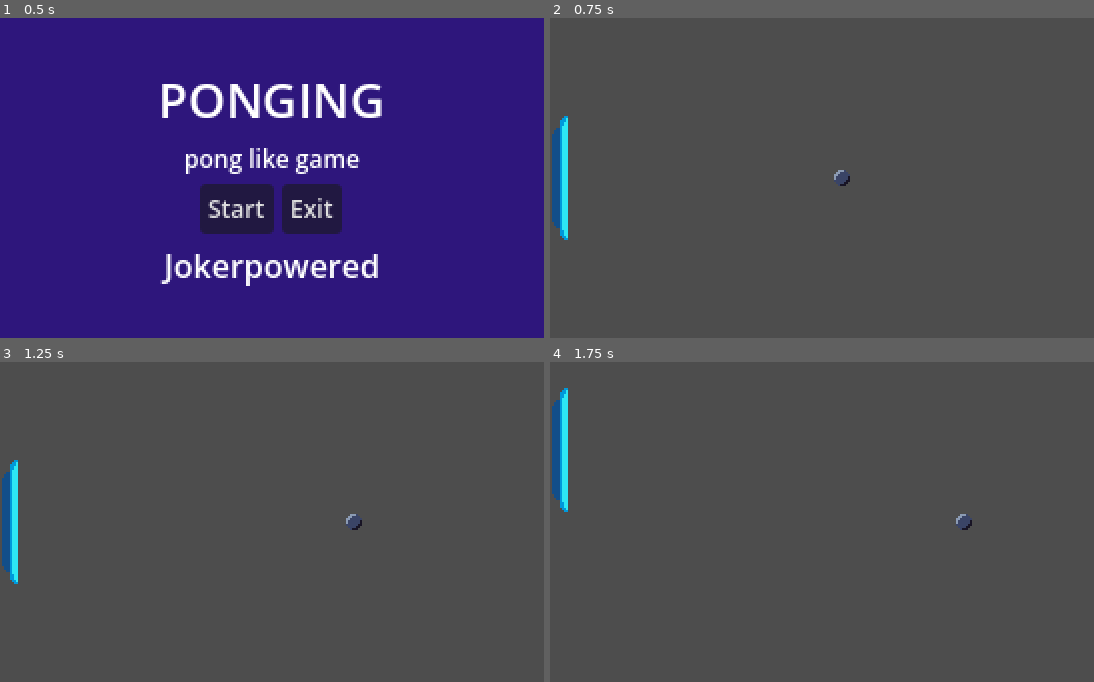
Above: before the commit, frames 1-4 (two rows, left to right).
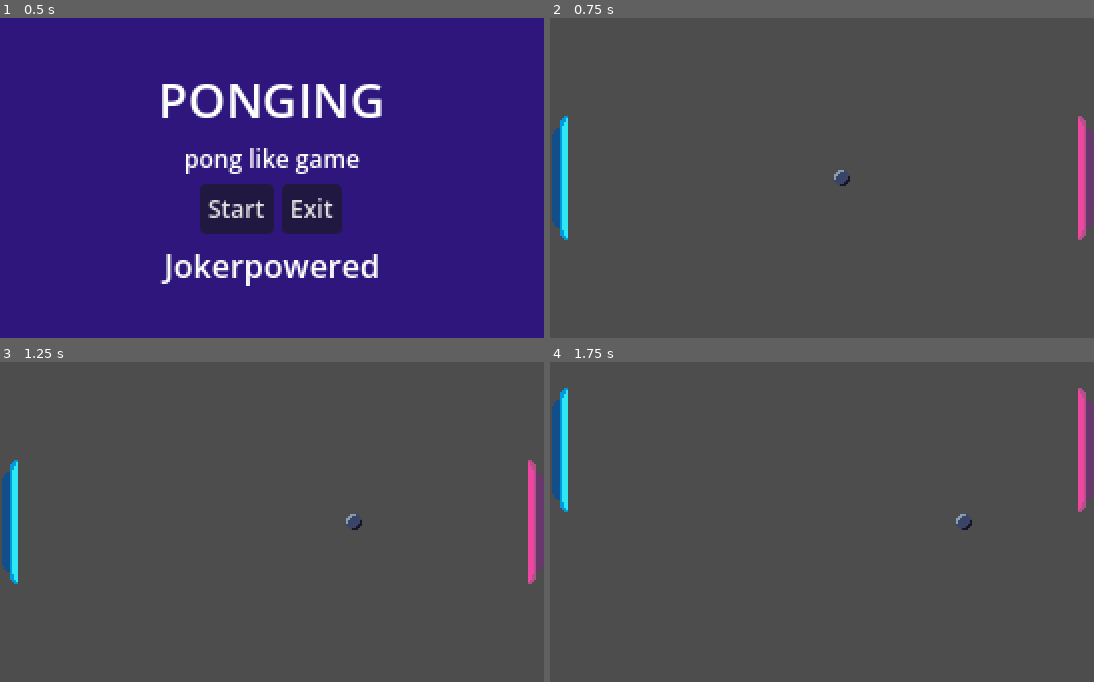
Above: after the commit, the same moments.

Repository: Alex-gb249/Ponging
Game: Godot game, scene res://scenes/menu.tscn
The game is run twice, just before and just after one commit, with the same random seed, the same clock (stepped at 60 frames per second) and the same inputs.
Inputs:
- Up to frame 1 (0.5 s): no input
- Up to frame 2 (0.75 s): click "Start" at 0.5 s
- Up to frame 3 (1.25 s): no input
- Up to frame 4 (1.75 s): hold Up (ui_up) from 1.28 s (still down)

Frame 1 is identical in both runs. In frame 2, 1.0% of the frame differs, in the area x 97-100%, y 30-70%; in frame 3, 1.0%; in frame 4, 1.0%.

Commit message:
Feat: Added enemy scene struct and script

Diff:
--- a/scenes/enemy.tscn
+++ b/scenes/enemy.tscn
@@ -1,3 +1,29 @@
 [gd_scene format=3 uid="uid://bofjygmcbm3iu"]
 
-[node name="Enemy" type="Node2D" unique_id=1048633141 groups=["Players"]]
+[ext_resource type="Script" uid="uid://bhvuohbmhvytt" path="res://scripts/enemy.gd" id="1_md0e3"]
+[ext_resource type="Texture2D" uid="uid://2gghfunxkivv" path="res://assets/BarEnemy.png" id="2_md0e3"]
+
+[sub_resource type="RectangleShape2D" id="RectangleShape2D_dqkch"]
+size = Vector2(3, 60)
+
+[sub_resource type="RectangleShape2D" id="RectangleShape2D_g2els"]
+size = Vector2(8, 62)
+
+[node name="BarEnemy" type="CharacterBody2D" unique_id=2099090187 groups=["Players"]]
+motion_mode = 1
+script = ExtResource("1_md0e3")
+
+[node name="Sprite2D" type="Sprite2D" parent="." unique_id=803333415]
+position = Vector2(1.5, 0)
+texture = ExtResource("2_md0e3")
+
+[node name="CollisionShape2D" type="CollisionShape2D" parent="." unique_id=1818888187]
+shape = SubResource("RectangleShape2D_dqkch")
+
+[node name="Size" type="CollisionShape2D" parent="." unique_id=764171770]
+position = Vector2(1.5, 0)
+shape = SubResource("RectangleShape2D_g2els")
+
+[node name="Settings" type="Node" parent="." unique_id=1984908827]
+
+[node name="HitSound" type="AudioStreamPlayer" parent="Settings" unique_id=307502027]
--- /dev/null
+++ b/scripts/enemy.gd
@@ -0,0 +1,22 @@
+extends CharacterBody2D
+class_name Enemy
+
+const SPEED = 80
+
+#@onready var screensize = get_viewport_rect().size
+var limitTop
+var limitBottom
+
+func _ready() -> void:
+	var screenHeight = get_viewport_rect().size.y
+	var half_bar_height = $Size.shape.size.y / 2
+	limitTop = half_bar_height
+	limitBottom = screenHeight - half_bar_height
+
+func _physics_process(_delta: float) -> void:
+	var direction := Input.get_axis("ui_up", "ui_down")
+	velocity.y = direction * SPEED
+
+	move_and_slide()
+
+	position.y = clamp(position.y, limitTop, limitBottom)
Not shown, added: scripts/enemy.gd.uid
